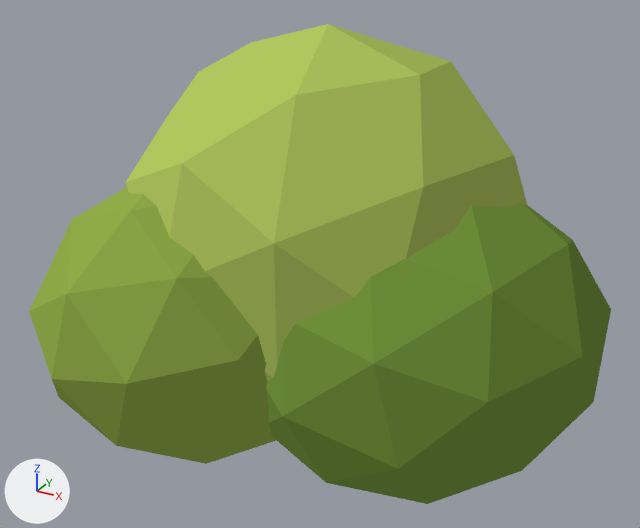
The glTF model art/exports/pile-lettuce-1.gltf as it was, and as the next commit left it.
Rendered twice from a camera (50 mm lens) standing at (0.225, -0.419, 0.309) and looking at (-0.003, -0.004, 0.102). Lighting does not change. The marker at lower left points along +X, +Y and +Z. The first picture is the older version. Vertices at exactly the same position are counted once.

Objects in the first picture: 'pile-lettuce-1'.
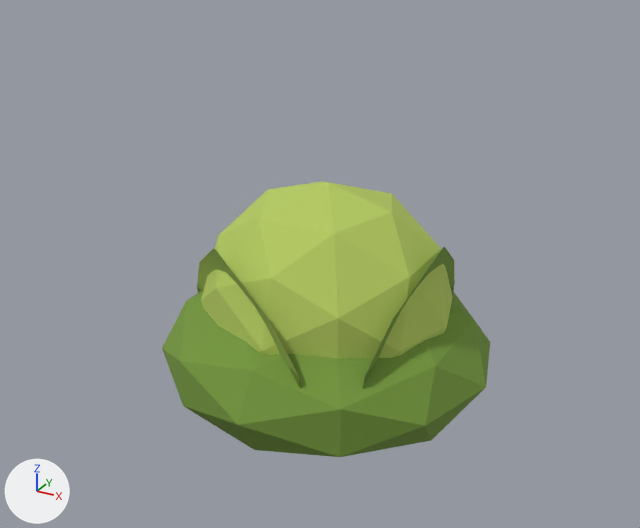
The change, as a list of edits to the scene's bpy script:
```text
Add mat_mattepalettealbedo:
    mat_mattepalettealbedo = bpy.data.materials.new('MattePaletteAlbedo')
    mat_mattepalettealbedo.use_nodes = True; mat_mattepalettealbedo.node_tree.nodes.clear()
    _N = mat_mattepalettealbedo.node_tree.nodes; _L = mat_mattepalettealbedo.node_tree.links
    n0 = _N.new('ShaderNodeBsdfPrincipled'); n0.name = 'Principled BSDF'
    n0.inputs[2].default_value = 1.0  # 'Roughness'
    n1 = _N.new('ShaderNodeOutputMaterial'); n1.name = 'Material Output'
    n2 = _N.new('ShaderNodeVertexColor'); n2.name = 'Color Attribute'
    _L.new(n0.outputs[0], n1.inputs[0])  # 'BSDF' to 'Surface'
    _L.new(n2.outputs[0], n0.inputs[0])  # 'Color' to 'Base Color'
Change me_pile_lettuce_1:
    used by ob_pile_lettuce_1; location = (0.0, 0.0, 0.0)
    remove me_pile_lettuce_1.from_pydata(...)  # 168 vertices, 320 faces; spans x -0.145..0.161, y -0.145..0.165, z 0.0..0.238
    remove me_pile_lettuce_1.materials.append(mat_bakedpalette)
    add me_pile_lettuce_1.from_pydata(...)  # 138 vertices, 280 faces; spans x -0.101..0.101, y -0.098..0.098, z 0.0..0.151
    me_pile_lettuce_1 part 1: the loose piece of 42 vertices spanning x -0.115..0.115, y -0.11..0.11, z 0.008..0.238 is turned 17 degrees about the z axis through its middle and scaled by 0.63, then moved by (0.0, 0.0, -0.044), in mat_mattepalettealbedo
    me_pile_lettuce_1 part 2: a new loose piece, an icosphere of 80 faces spanning x -0.101..0.101, y -0.098..0.098, z 0.0..0.094, in mat_mattepalettealbedo
    me_pile_lettuce_1 part 3: a new loose piece of 18 vertices spanning x 0.049..0.071, y -0.064..0.064, z 0.005..0.126, in mat_mattepalettealbedo
    me_pile_lettuce_1 part 4: a new loose piece of 18 vertices spanning x -0.083..0.028, y -0.08..-0.015, z 0.005..0.126, in mat_mattepalettealbedo
    me_pile_lettuce_1 part 5
    126 vertices are removed from x -0.145..0.161, y -0.145..0.165, z 0.0..0.166
    240 faces are deleted
    other edits to the shape of me_pile_lettuce_1 do not show in these pictures
    add me_pile_lettuce_1.materials.append(mat_mattepalettealbedo)
```

Boxes [x1, y1, x2, y2] around the edits, measured in the pictures (640 x 528 px; the box of a moved part takes in the faces that stretch with it):
'pile-lettuce-1', reshaped (44% narrower, 42% shorter): before [29, 24, 611, 504]; after [162, 181, 490, 457]
part 1 of me_pile_lettuce_1, moved or reshaped: before [125, 24, 528, 381]; after [201, 181, 453, 358]
part 2 of me_pile_lettuce_1, added (green): after [162, 291, 490, 457]
part 3 of me_pile_lettuce_1, added: after [363, 247, 455, 388]
part 4 of me_pile_lettuce_1, added: after [197, 248, 300, 387]
part 5 of me_pile_lettuce_1, deleted (green): before [29, 188, 611, 504]
